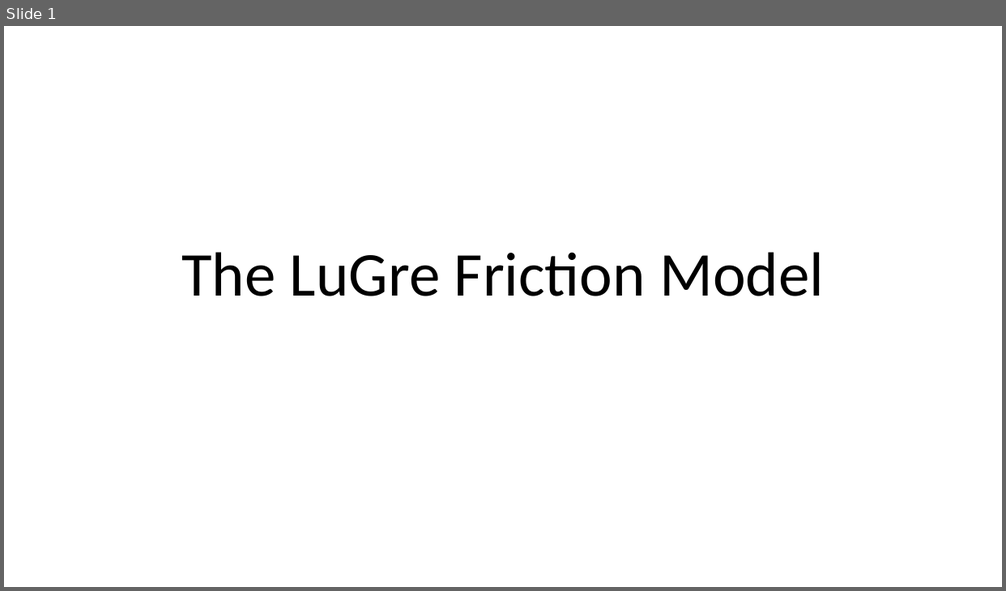
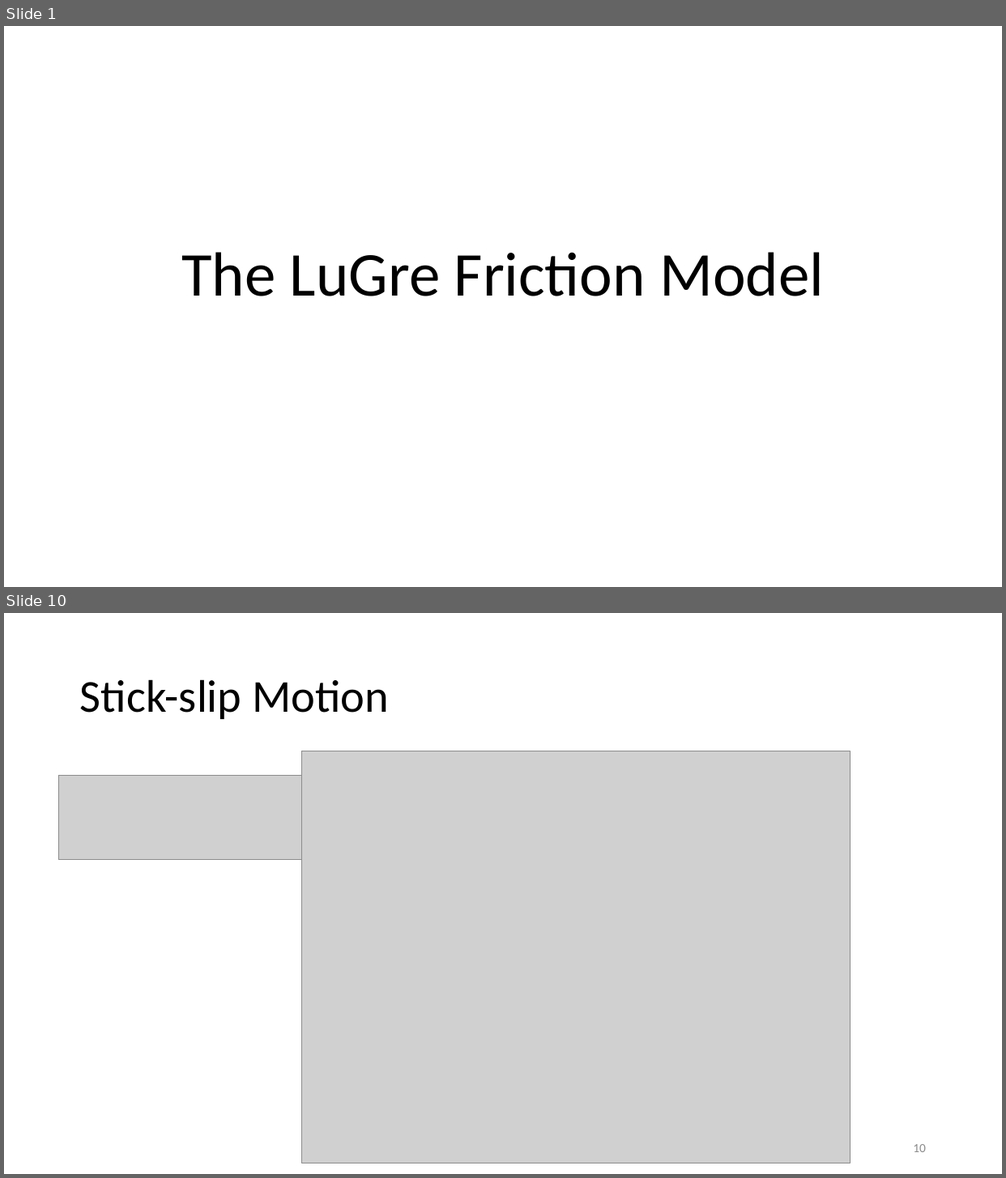
Before and after one commit to auralius/LuGre, a slide deck: The LuGre Friction Model.pptx. Shown one above the other, each under a label of ours: slide 1 before the commit, slides 1 and 10 after it; the slides between them are not shown. The pictures are 1006x591 and 1006x1178 pixels, drawn with LibreOffice and Linux fonts; fonts in the diff are those of the drawing; grey boxes stand for pictures. Boxes give left, top, right and bottom in pixels: in the first picture for what was removed or moved away, otherwise in the second. Text is boxed around its words. In the diff, an @@ line names an element or a change of style, - is before the commit and + after.

```diff
--- a/The LuGre Friction Model.pptx
+++ b/The LuGre Friction Model.pptx
@@ slide 10 added at [4, 613, 1002, 1174], background #FFFFFF @@
@@ title added at [80, 679, 389, 719], 44 pt, text #000000 @@
+Stick-slip Motion
@@ picture added at [301, 752, 850, 1163] @@
@@ picture added at [58, 776, 302, 860] @@
@@ page number added at [913, 1144, 926, 1152], 12 pt, text #8C8C8C @@
+10
```
Also in this commit, not shown: 4 slides changed, 6 other slides added, 2 slides removed.
